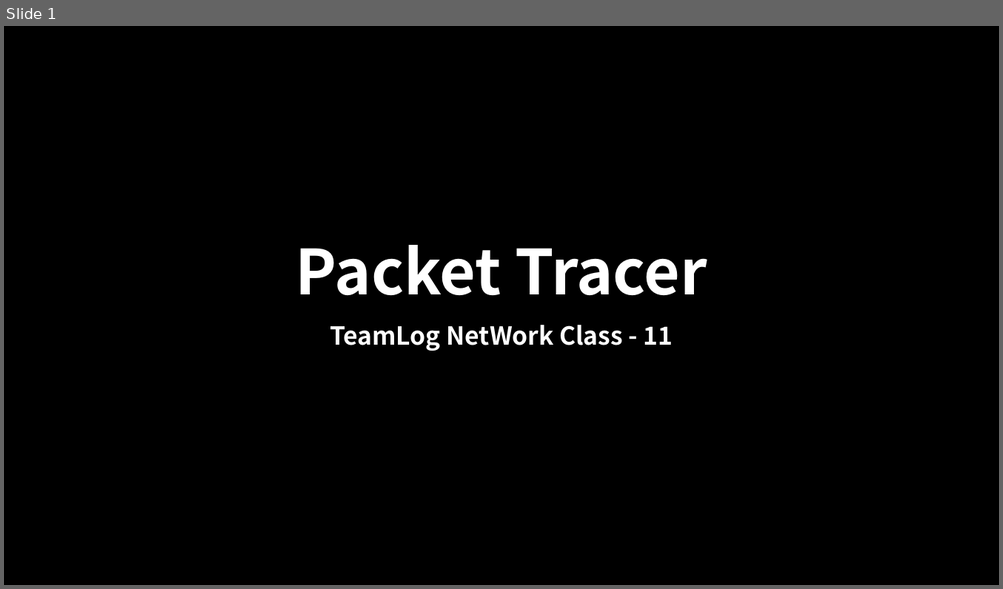
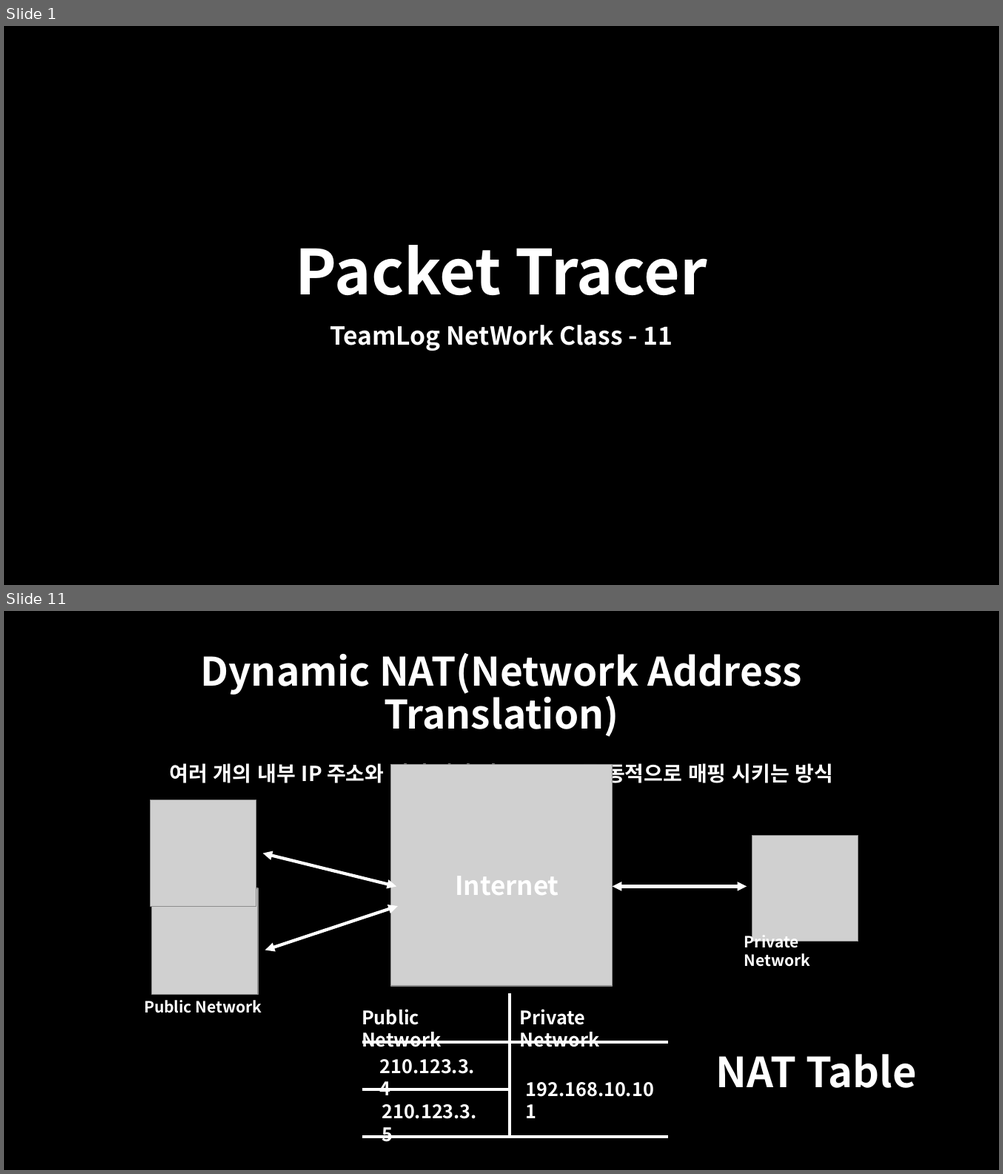
Before and after one commit to oceanwater1234/Network, a slide deck: 11. NAT/Packter Tracer - NAT.pptx. Shown one above the other, each under a label of ours: slide 1 before the commit, slides 1 and 11 after it; the slides between them are not shown. The pictures are 1003x589 and 1003x1174 pixels, drawn with LibreOffice and Linux fonts; fonts in the diff are those of the drawing; grey boxes stand for pictures. Boxes give left, top, right and bottom in pixels: in the first picture for what was removed or moved away, otherwise in the second. Text is boxed around its words. In the diff, an @@ line names an element or a change of style, - is before the commit and + after.

```diff
--- a/11. NAT/Packter Tracer - NAT.pptx
+++ b/11. NAT/Packter Tracer - NAT.pptx
@@ slide 11 added at (x1=4, y1=611, x2=999, y2=1170), background #000000 @@
@@ title added at (x1=200, y1=653, x2=802, y2=737), 38 pt, text #FFFFFF, bold @@
+Dynamic NAT(Network Address Translation)
@@ text added at (x1=169, y1=760, x2=834, y2=787), 20 pt, text #FFFFFF, bold @@
+여러 개의 내부 IP 주소와 여러 개의 외부 IP주소를 동적으로 매핑 시키는 방식
@@ picture added at (x1=390, y1=765, x2=612, y2=986) @@
@@ picture added at (x1=151, y1=800, x2=256, y2=906) @@
@@ double arrow added from (263, 854) to (396, 886), #FFFFFF 3 pt @@
@@ picture added at (x1=752, y1=835, x2=858, y2=942) @@
@@ text added at (x1=455, y1=876, x2=558, y2=895), 25 pt, text #FFFFFF, bold @@
+Internet
@@ picture added at (x1=152, y1=889, x2=258, y2=994) @@
@@ double arrow added from (612, 886) to (746, 886), #FFFFFF 3 pt @@
@@ double arrow added from (265, 951) to (398, 906), #FFFFFF 3 pt @@
@@ text added at (x1=744, y1=932, x2=810, y2=967), 15 pt, text #FFFFFF, bold @@
+Private Network
@@ text added at (x1=144, y1=1000, x2=262, y2=1014), 15 pt, text #FFFFFF, bold @@
+Public Network
@@ text added at (x1=361, y1=1009, x2=441, y2=1048), 18 pt, text #FFFFFF, bold @@
+Public Network
@@ line added from (510, 994) to (510, 1137), #FFFFFF 3 pt @@
@@ text added at (x1=520, y1=1009, x2=599, y2=1048), 18 pt, text #FFFFFF, bold @@
+Private Network
@@ line added from (362, 1043) to (668, 1043), #FFFFFF 3 pt @@
@@ text added at (x1=716, y1=1054, x2=916, y2=1088), 40 pt, text #FFFFFF, bold @@
+NAT Table
@@ text added at (x1=380, y1=1059, x2=475, y2=1096), 18 pt, text #FFFFFF, bold @@
+210.123.3.4
@@ line added from (362, 1090) to (510, 1090), #FFFFFF 3 pt @@
@@ text added at (x1=526, y1=1082, x2=654, y2=1097), 18 pt, text #FFFFFF, bold @@
+192.168.10.101
@@ text added at (x1=381, y1=1105, x2=477, y2=1142), 18 pt, text #FFFFFF, bold @@
+210.123.3.5
@@ line added from (362, 1137) to (668, 1137), #FFFFFF 3 pt @@
```
Also in this commit, not shown: 14 other slides added, 1 slide removed, 16 other files.
